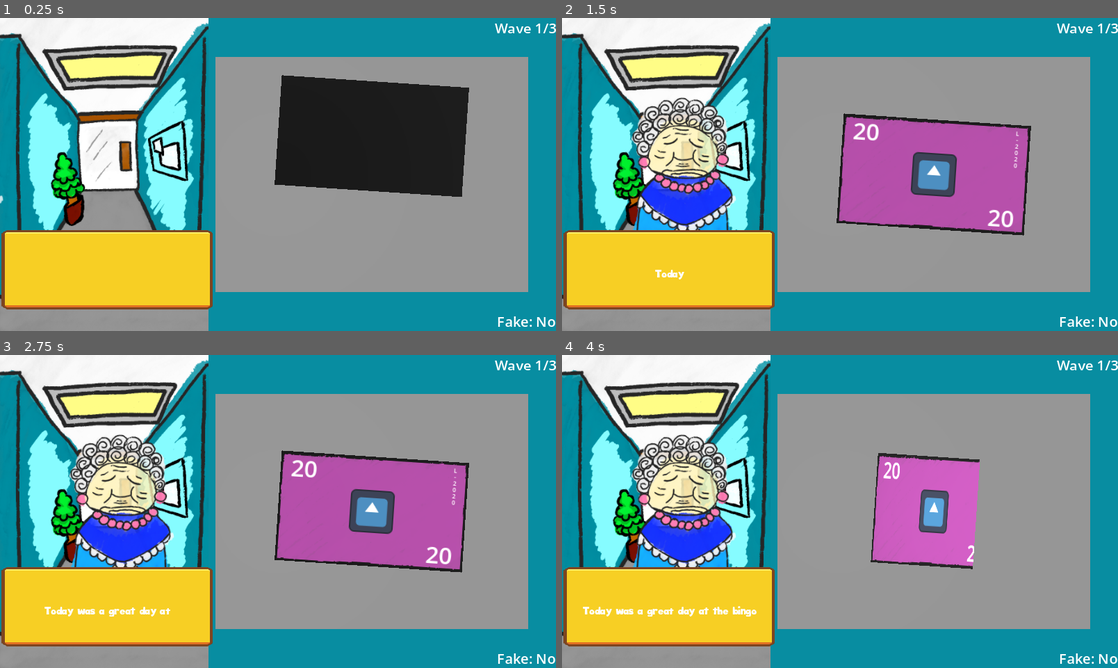
Above: before the commit, frames 1-4 (two rows, left to right).
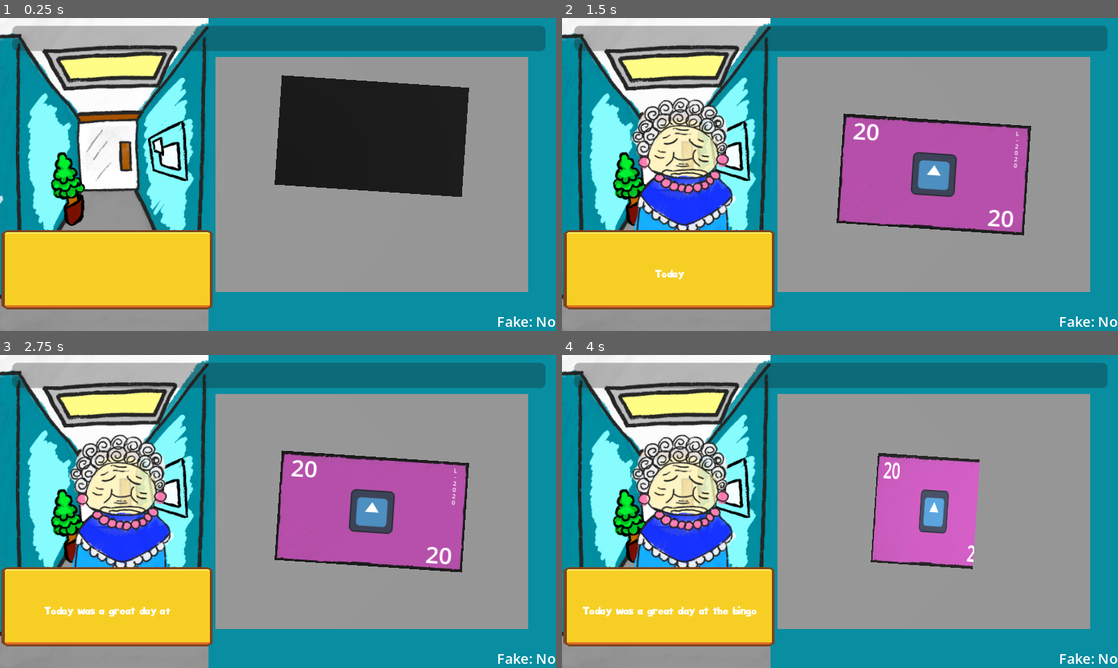
Above: after the commit, the same moments.

Repository: KaitoGameDev/brackeys-gj-2026-2
Game: Godot game, scene res://source/main.tscn
The game is run twice, just before and just after one commit, with the same random seed, the same clock (stepped at 60 frames per second) and the same inputs. The engine's default icon, where the game draws it, is replaced by a stand-in: a white triangle on a blue panel in a dark square.
Inputs (mouse positions are in pixels of both pictures, inside the frame that each line leads up to):
- Up to frame 1 (0.25 s): no input
- Up to frame 2 (1.5 s): move the mouse to (962, 158) at 0.52 s; click (962, 158) at 0.67 s; move the mouse to (728, 190) at 1.27 s; click (728, 190) at 1.42 s
- Up to frame 3 (2.75 s): move the mouse to (333, 442) at 2.02 s; click (333, 442) at 2.17 s
- Up to frame 4 (4 s): move the mouse to (812, 574) at 2.77 s; click (812, 574) at 2.92 s; move the mouse to (1006, 558) at 3.52 s; click (1006, 558) at 3.67 s

The runs differ from the first frame. In frame 1, 7.4% of the frame differs, in the area x 2-100%, y 1-11%; in frame 2, 7.4%; in frame 3, 7.4%; in frame 4, 7.4%.

Commit message:
feat: add wave progress bar

Diff:
--- a/source/main.tscn
+++ b/source/main.tscn
@@ -24,6 +24,9 @@
 money_count = 7
 fake_chance = 0.7
 fake_alter_count = 2
+
+[sub_resource type="StyleBoxFlat" id="StyleBoxFlat_2uit2"]
+bg_color = Color(1, 1, 1, 1)
 
 [sub_resource type="BoxMesh" id="BoxMesh_8heyh"]
 
@@ -55,11 +58,12 @@
 table_position = NodePath("../../MoneyContainer/TablePosition")
 player_position = NodePath("../../MoneyContainer/PlayerPosition")
 
-[node name="WaveController" type="Node" parent="Controllers" unique_id=615429479 node_paths=PackedStringArray("money_swipe_controller", "wave_label", "bill_auth_label")]
+[node name="WaveController" type="Node" parent="Controllers" unique_id=615429479 node_paths=PackedStringArray("money_swipe_controller", "wave_label", "bill_auth_label", "wave_progress_bar")]
 script = ExtResource("2_1elff")
 money_swipe_controller = NodePath("../MoneySwipeController")
 wave_label = NodePath("../../CanvasLayer/WaveContainer/Label")
 bill_auth_label = NodePath("../../CanvasLayer/DebugContainer/BillAuth")
+wave_progress_bar = NodePath("../../CanvasLayer/WaveContainer/ProgressBar")
 waves = Array[ExtResource("8_wcfg")]([SubResource("WaveConfig_1"), SubResource("WaveConfig_2"), SubResource("WaveConfig_3")])
 
 [node name="CanvasLayer" type="CanvasLayer" parent="." unique_id=1115977841]
@@ -72,6 +76,7 @@
 grow_horizontal = 2
 
 [node name="Label" type="Label" parent="CanvasLayer/WaveContainer" unique_id=511928219]
+visible = false
 layout_mode = 1
 anchors_preset = 15
 anchor_right = 1.0
@@ -80,6 +85,21 @@
 grow_vertical = 2
 text = "Wave 1/99"
 horizontal_alignment = 2
+
+[node name="ProgressBar" type="ProgressBar" parent="CanvasLayer/WaveContainer" unique_id=573205662]
+layout_mode = 1
+anchors_preset = 15
+anchor_right = 1.0
+anchor_bottom = 1.0
+offset_left = 14.0
+offset_top = 9.0
+offset_right = -12.0
+offset_bottom = -37.0
+grow_horizontal = 2
+grow_vertical = 2
+theme_override_styles/fill = SubResource("StyleBoxFlat_2uit2")
+value = 50.0
+show_percentage = false
 
 [node name="DebugContainer" type="Control" parent="CanvasLayer" unique_id=1973432247]
 layout_mode = 3
--- a/source/waves/wave_controller.gd
+++ b/source/waves/wave_controller.gd
@@ -3,11 +3,19 @@
 @export var money_swipe_controller: Node
 @export var wave_label: Label
 @export var bill_auth_label: Label
+@export var wave_progress_bar: ProgressBar
 @export var waves: Array[WaveConfig] = []
+
+@export_group("Progress")
+@export var progress_tween_duration: float = 0.35
+@export var progress_trans: Tween.TransitionType = Tween.TRANS_QUAD
+@export var progress_ease: Tween.EaseType = Tween.EASE_OUT
 
 var _wave_index: int = 0
 var _spawned_in_wave: int = 0
+var _completed_in_wave: int = 0
 var _awaiting_destroy: bool = false
+var _progress_tween: Tween
 
 
 func _ready() -> void:
@@ -20,6 +28,9 @@
 	if bill_auth_label == null:
 		push_error("WaveController: assign bill_auth_label in the inspector.")
 		return
+	if wave_progress_bar == null:
+		push_error("WaveController: assign wave_progress_bar in the inspector.")
+		return
 	if waves.is_empty():
 		push_error("WaveController: waves must contain at least one WaveConfig.")
 		return
@@ -29,6 +40,7 @@
 
 	EventBus.on_event.connect(_on_event)
 	_update_wave_label()
+	_update_wave_progress(false)
 	_try_spawn_next()
 
 
@@ -39,6 +51,8 @@
 
 func _on_money_destroyed() -> void:
 	_awaiting_destroy = false
+	_completed_in_wave += 1
+	_update_wave_progress()
 
 	var current_wave := waves[_wave_index]
 	if _spawned_in_wave < current_wave.money_count:
@@ -48,7 +62,9 @@
 	if _wave_index + 1 < waves.size():
 		_wave_index += 1
 		_spawned_in_wave = 0
+		_completed_in_wave = 0
 		_update_wave_label()
+		_update_wave_progress(false)
 		_try_spawn_next()
 
 
@@ -74,5 +90,23 @@
 	wave_label.text = "Wave %d/%d" % [_wave_index + 1, waves.size()]
 
 
+func _update_wave_progress(animate: bool = true) -> void:
+	var total := waves[_wave_index].money_count
+	wave_progress_bar.max_value = total
+	var target := float(_completed_in_wave)
+
+	if _progress_tween != null and _progress_tween.is_valid():
+		_progress_tween.kill()
+
+	if not animate or progress_tween_duration <= 0.0:
+		wave_progress_bar.value = target
+		return
+
+	_progress_tween = create_tween()
+	_progress_tween.set_trans(progress_trans)
+	_progress_tween.set_ease(progress_ease)
+	_progress_tween.tween_property(wave_progress_bar, "value", target, progress_tween_duration)
+
+
 func _update_bill_auth_label(is_fake: bool) -> void:
 	bill_auth_label.text = "Fake: Yes" if is_fake else "Fake: No"
